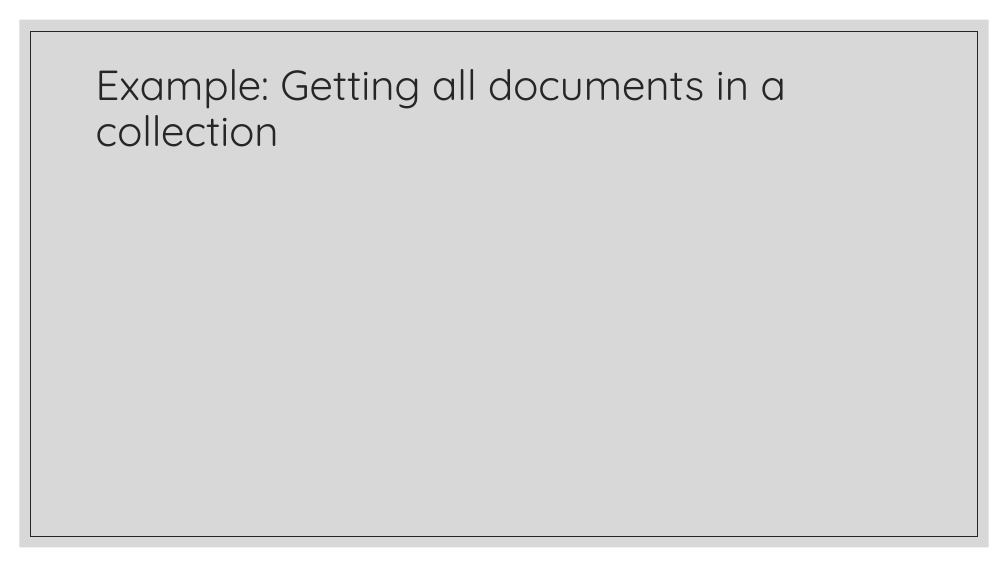
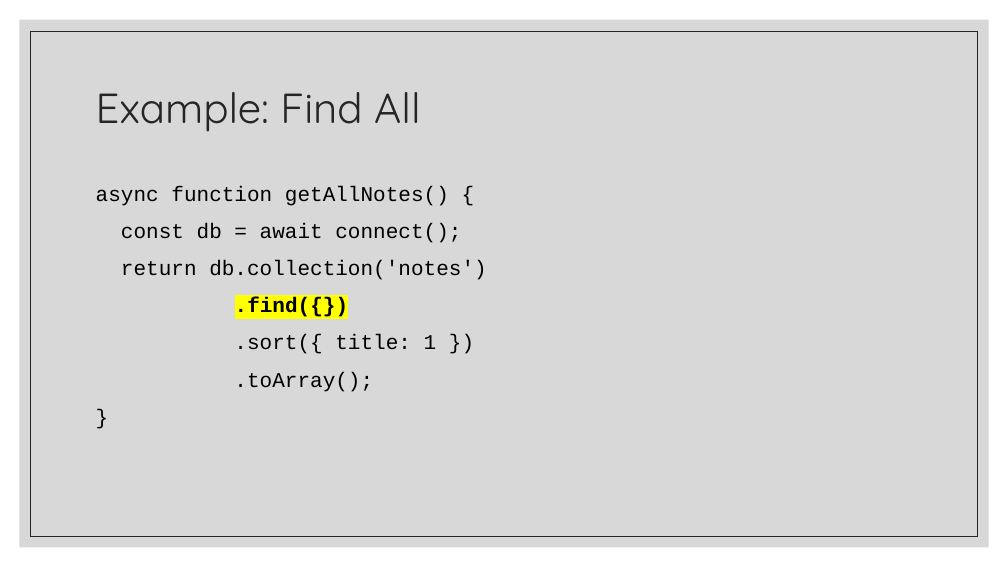
Before and after one commit to zackstotts/base-node-curriculum, a slide deck: slide 16 of unit_03/slides/02 MongoDB & Node.pptx (slide 15 before the commit). Drawn at 1008x567 pixels with LibreOffice and Linux fonts; fonts in the diff are those of the drawing. Boxes give left, top, right and bottom in pixels: in the first picture for what was removed or moved away, otherwise in the second. Text is boxed around its words. In the diff, an @@ line names an element or a change of style, - is before the commit and + after.

```diff
--- a/unit_03/slides/02 MongoDB & Node.pptx
+++ b/unit_03/slides/02 MongoDB & Node.pptx
@@ title at (96,92,420,132): text changed @@
-Example: Getting all documents in a collection
+Example: Find All
@@ text added at (96,186,486,392), 20 pt, text #000000 @@
+async function getAllNotes() {
+const db = await connect();
+return db.collection('notes')
+.find({})
+.sort({ title: 1 })
+.toArray();
+}
```
Also in this commit, not shown: 6 other slides changed, 15 slides added, 1 slide removed.
